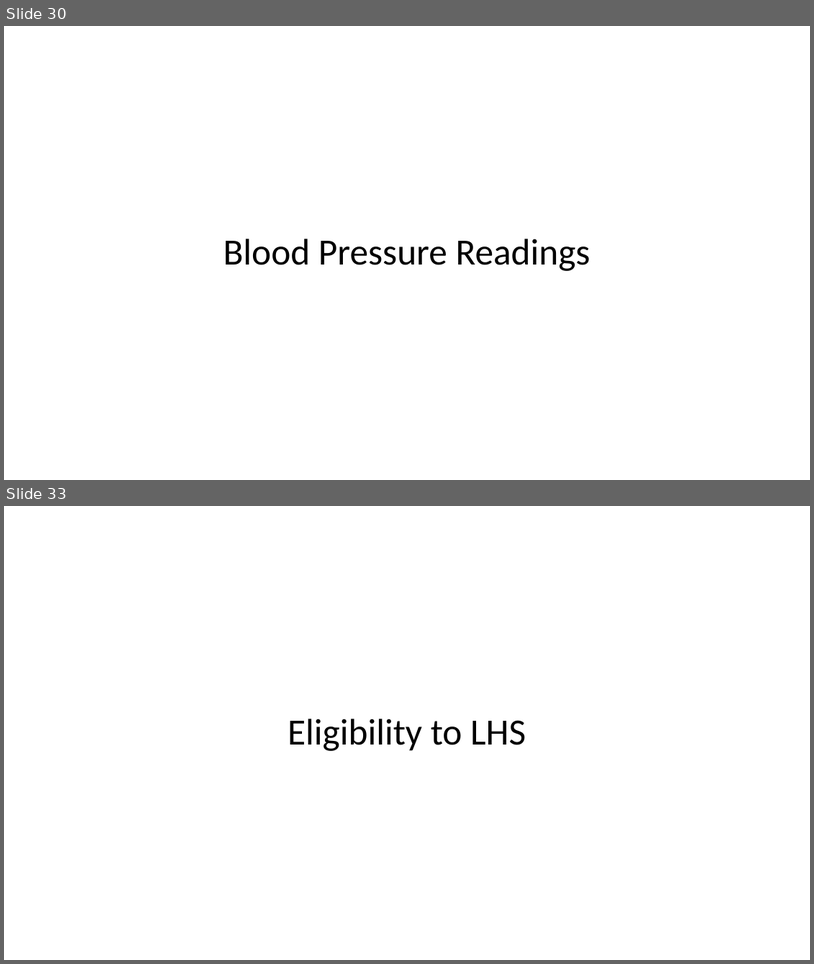
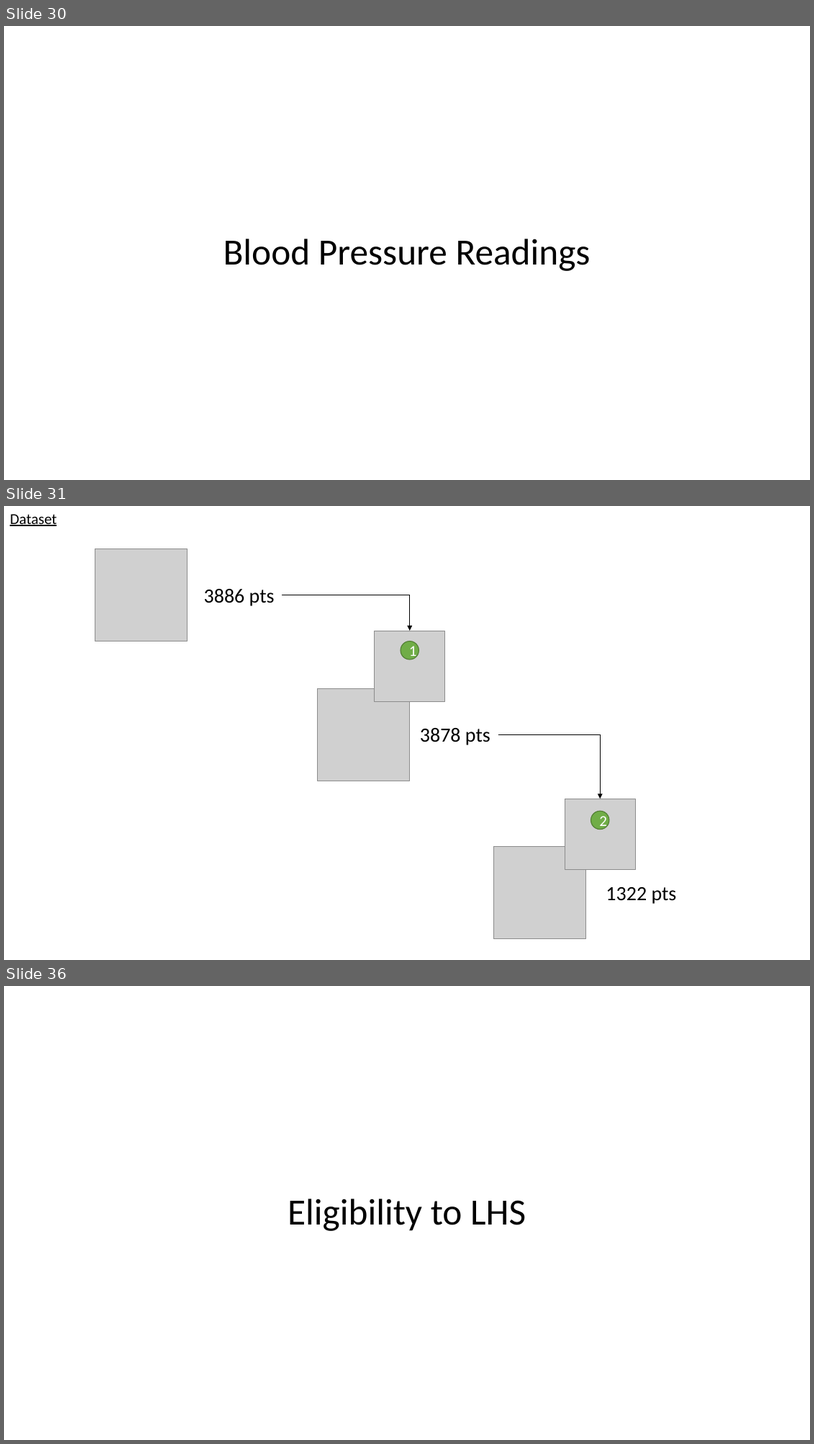
Before and after one commit to UPOD-datascience/ODIN, a slide deck: assets/ppt/data_exploration.pptx. Shown one above the other, each under a label of ours: slides 30 and 33 before the commit, slides 30, 31 and 36 after it; the slides between them are not shown. The pictures are 814x964 and 814x1444 pixels, drawn with LibreOffice and Linux fonts; fonts in the diff are those of the drawing; grey boxes stand for pictures. Boxes give left, top, right and bottom in pixels: in the first picture for what was removed or moved away, otherwise in the second. Text is boxed around its words. In the diff, an @@ line names an element or a change of style, - is before the commit and + after.

```diff
--- a/assets/ppt/data_exploration.pptx
+++ b/assets/ppt/data_exploration.pptx
@@ slide 31 added at (4, 506, 810, 960), background #FFFFFF @@
@@ text added at (10, 514, 57, 526), 18 pt, text #000000, underline @@
+Dataset
@@ picture added at (95, 548, 188, 641) @@
@@ text added at (204, 589, 275, 606), 24 pt, text #000000 @@
+3886 pts
@@ elbow arrow added from (282, 595) to (410, 631), #000000 0.5 pt @@
@@ picture added at (375, 631, 445, 701) @@
@@ ellipse added at (401, 641, 419, 659), fill #70AD47, outline #538035 1 pt, 18 pt, text #FFFFFF @@
+1
@@ picture added at (318, 688, 410, 780) @@
@@ text added at (420, 728, 491, 745), 24 pt, text #000000 @@
+3878 pts
@@ elbow arrow added from (499, 734) to (600, 799), #000000 0.5 pt @@
@@ picture added at (565, 799, 635, 870) @@
@@ ellipse added at (592, 811, 610, 829), fill #70AD47, outline #538035 1 pt, 18 pt, text #FFFFFF @@
+2
@@ picture added at (494, 847, 586, 939) @@
@@ text added at (606, 887, 677, 903), 24 pt, text #000000 @@
+1322 pts
@@ what was slide 33 is now slide 36 @@
```
Also in this commit, not shown: 4 other slides added, 2 slides removed, 3 other files.
